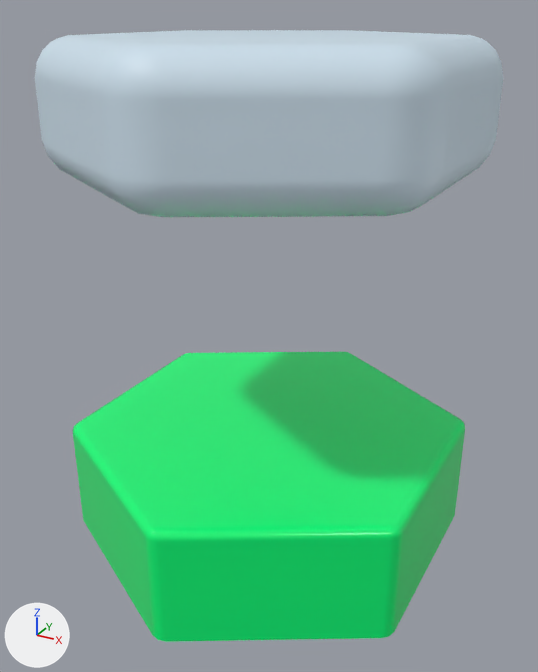
A saved change to the Blender file assets/templates.blend.
One viewpoint serves both versions: a 50 mm lens placed at (1.57, -2.86, 1.9), pointed at (0.02, -0.05, 0.49). The axes (+X, +Y, +Z) are drawn at lower left. The lights are the same throughout.

In view in the first picture: 'Cloud Hex', 'Land Hex'.
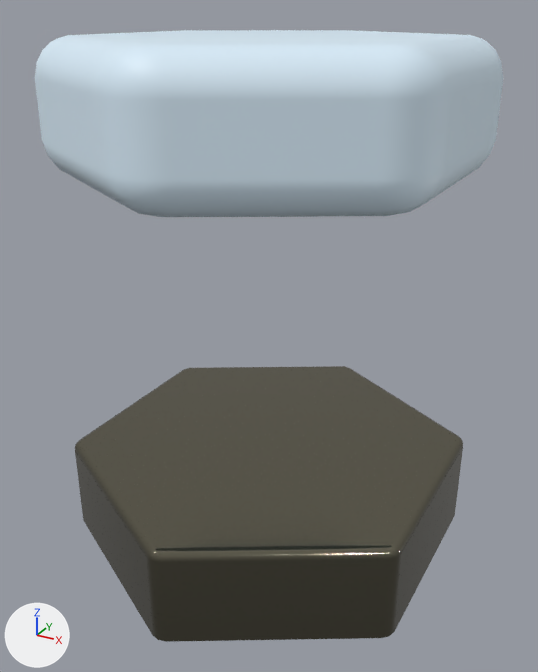
Boxes [x1, y1, x2, y2] around the edits, measured in the pictures (538 x 672 px):
'Land Hex', hidden
    before: [73, 352, 465, 642]
'Fog Hex', added
    after: [75, 366, 463, 642]

What changed in the scene script:
```text
Add mat_foghex:
    mat_foghex = principled_material('FogHex')
    mat_foghex.base_color = (0.214, 0.2, 0.147)  # grey #7f7c6b
    mat_foghex.metallic = 1.0
    mat_foghex.roughness = 0.132
Add me_circle_006:
    me_circle_006.from_pydata([(0.0, 1.0, -0.1), (-0.87, 0.5, -0.1), (-0.87, -0.5, -0.1), (0.0, -1.0, -0.1), (0.87, -0.5, -0.1), (0.87, 0.5, -0.1), (0.0, 1.0, -0.56), (-0.87, 0.5, -0.56), (-0.87, -0.5, -0.56), (0.0, -1.0, -0.56), (0.87, -0.5, -0.56), (0.87, 0.5, -0.56)], [], [(0, 1, 2, 3, 4, 5), (4, 10, 11, 5), (2, 8, 9, 3), (0, 6, 7, 1), (5, 11, 6, 0), (3, 9, 10, 4), (1, 7, 8, 2)])
    me_circle_006.polygons.foreach_set('use_smooth', [True] * 7)
    me_circle_006.materials.append(mat_foghex)  # grey #7f7c6b
Change ob_land_hex:
    add ob_land_hex.hide_set(True)  # its collection is switched off
Add ob_fog_hex:
    ob_fog_hex = bpy.data.objects.new('Fog Hex', me_circle_006)
    ob_fog_hex.location = (0.0, 0.0, 0.0)
    _m = ob_fog_hex.modifiers.new('Bevel', 'BEVEL')
    _m.width = 0.04
    _m.width_pct = 0.04
    _m.segments = 2
    _m.harden_normals = True
```
